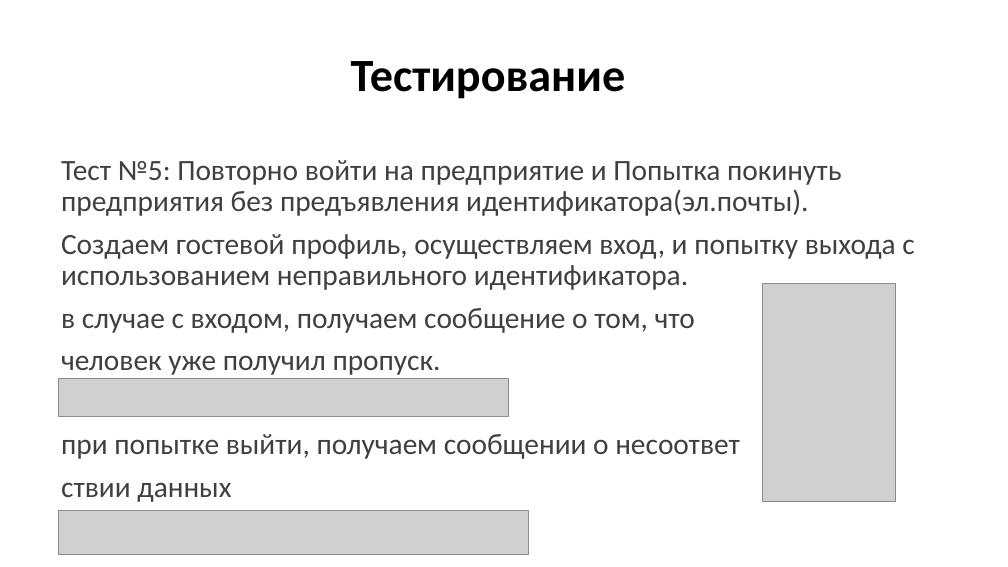
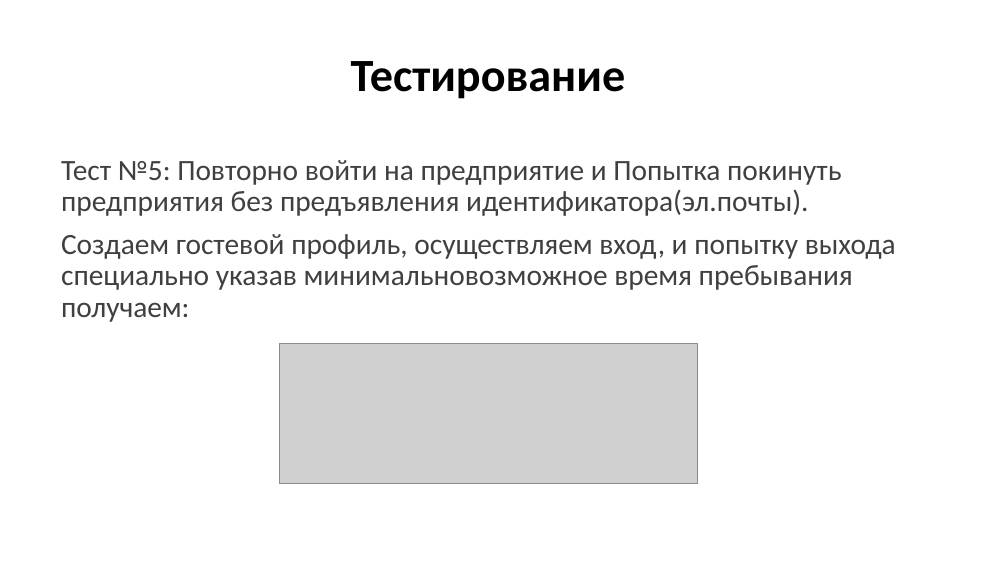
Before and after one commit to Asphie/Asphie, a slide deck: slide 11 of Проектная работа ЯП.pptx. Drawn at 1008x567 pixels with LibreOffice and Linux fonts; fonts in the diff are those of the drawing; grey boxes stand for pictures. Boxes give left, top, right and bottom in pixels: in the first picture for what was removed or moved away, otherwise in the second. Text is boxed around its words. In the diff, an @@ line names an element or a change of style, - is before the commit and + after.

```diff
--- a/Проектная работа ЯП.pptx
+++ b/Проектная работа ЯП.pptx
@@ text at [61, 234, 896, 322]: text changed @@
-Создаем гостевой профиль, осуществляем вход, и попытку выхода с использованием неправильного идентификатора.
-в случае с входом, получаем сообщение о том, что
-человек уже получил пропуск.
-при попытке выйти, получаем сообщении о несоответ
-ствии данных
+Создаем гостевой профиль, осуществляем вход, и попытку выхода специально указав минимальновозможное время пребывания получаем:
@@ picture removed at [762, 284, 896, 502] @@
@@ picture added at [279, 344, 697, 485] @@
@@ picture removed at [58, 378, 508, 417] @@
@@ picture removed at [58, 511, 528, 555] @@
```
Also in this commit, not shown: 3 other slides changed, 2 slides added, 2 slides removed.
